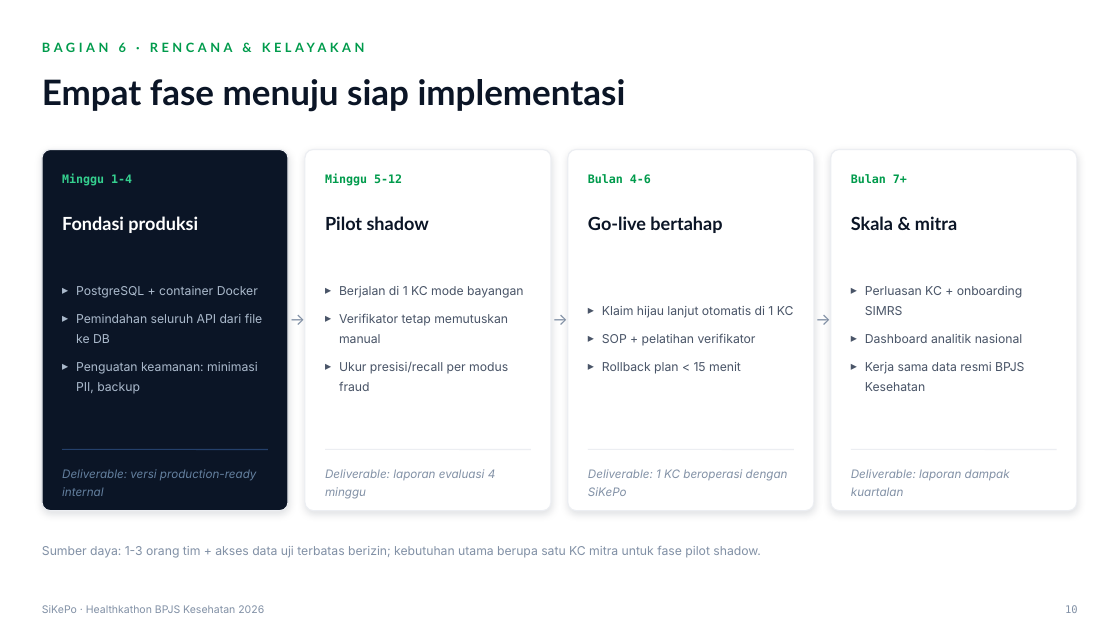
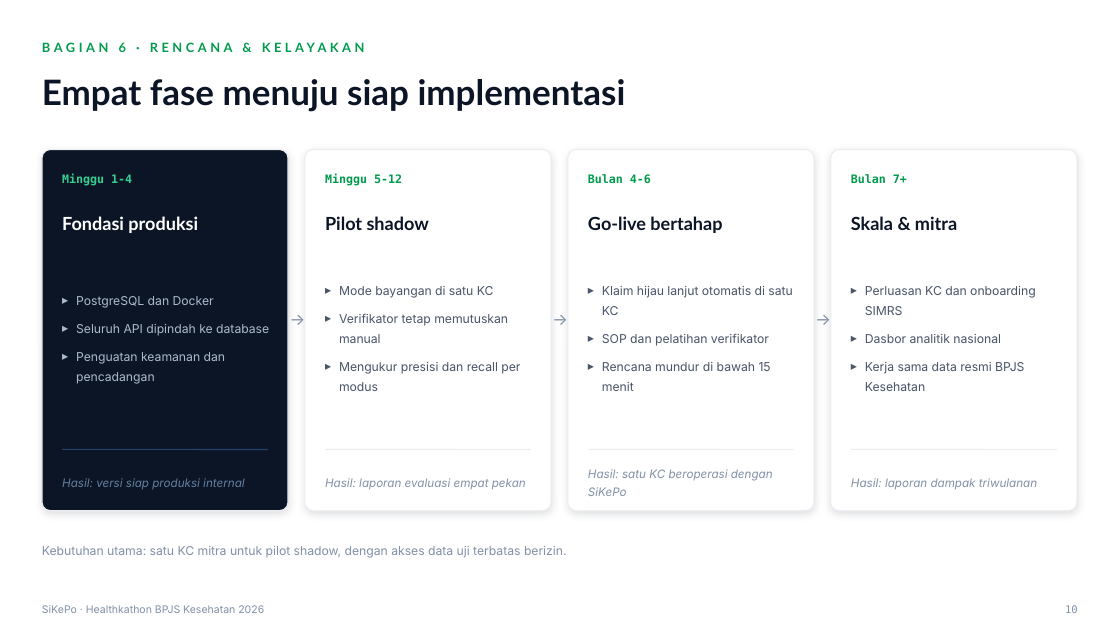
Before and after one commit to dkfadhila/sikepo, a slide deck: slide 10 of proposal/Proposal_SiKePo_Healthkathon2026.pptx. Drawn at 1120x630 pixels with LibreOffice and Linux fonts; fonts in the diff are those of the drawing. Boxes give left, top, right and bottom in pixels: in the first picture for what was removed or moved away, otherwise in the second. Text is boxed around its words. In the diff, an @@ line names an element or a change of style, - is before the commit and + after.

Commit message:
style: revisi bahasa EYD/KBBI + perampingan teks seluruh slide

```diff
--- a/proposal/Proposal_SiKePo_Healthkathon2026.pptx
+++ b/proposal/Proposal_SiKePo_Healthkathon2026.pptx
@@ text at bbox=[76, 296, 269, 384]: text changed @@
-▸ PostgreSQL + container Docker
-▸ Pemindahan seluruh API dari file ke DB
-▸ Penguatan keamanan: minimasi PII, backup
+▸ PostgreSQL dan Docker
+▸ Seluruh API dipindah ke database
+▸ Penguatan keamanan dan pencadangan
@@ text at bbox=[339, 286, 494, 298]: text changed @@
-▸ Berjalan di 1 KC mode bayangan
+▸ Mode bayangan di satu KC
@@ text at bbox=[602, 286, 792, 391]: text changed @@
-▸ Klaim hijau lanjut otomatis di 1 KC
-▸ SOP + pelatihan verifikator
-▸ Rollback plan < 15 menit
+▸ Klaim hijau lanjut otomatis di satu KC
+▸ SOP dan pelatihan verifikator
+▸ Rencana mundur di bawah 15 menit
@@ text at bbox=[865, 286, 1036, 343]: text changed @@
-▸ Perluasan KC + onboarding SIMRS
-▸ Dashboard analitik nasional
+▸ Perluasan KC dan onboarding SIMRS
+▸ Dasbor analitik nasional
@@ text at bbox=[339, 362, 520, 391]: text changed @@
-▸ Ukur presisi/recall per modus fraud
+▸ Mengukur presisi dan recall per modus
@@ text at bbox=[62, 478, 244, 489]: text changed @@
-Deliverable: versi production-ready internal
+Hasil: versi siap produksi internal
@@ text at bbox=[325, 478, 526, 490]: text changed @@
-Deliverable: laporan evaluasi 4 minggu
+Hasil: laporan evaluasi empat pekan
@@ text at bbox=[588, 469, 773, 496]: text changed @@
-Deliverable: 1 KC beroperasi dengan SiKePo
+Hasil: satu KC beroperasi dengan SiKePo
@@ text at bbox=[851, 478, 1037, 489]: text changed @@
-Deliverable: laporan dampak kuartalan
+Hasil: laporan dampak triwulanan
@@ text at bbox=[42, 546, 567, 558]: text changed @@
-Sumber daya: 1-3 orang tim + akses data uji terbatas berizin; kebutuhan utama berupa satu KC mitra untuk fase pilot shadow.
+Kebutuhan utama: satu KC mitra untuk pilot shadow, dengan akses data uji terbatas berizin.
```
Also in this commit, not shown: 12 other slides changed, 2 other files.
